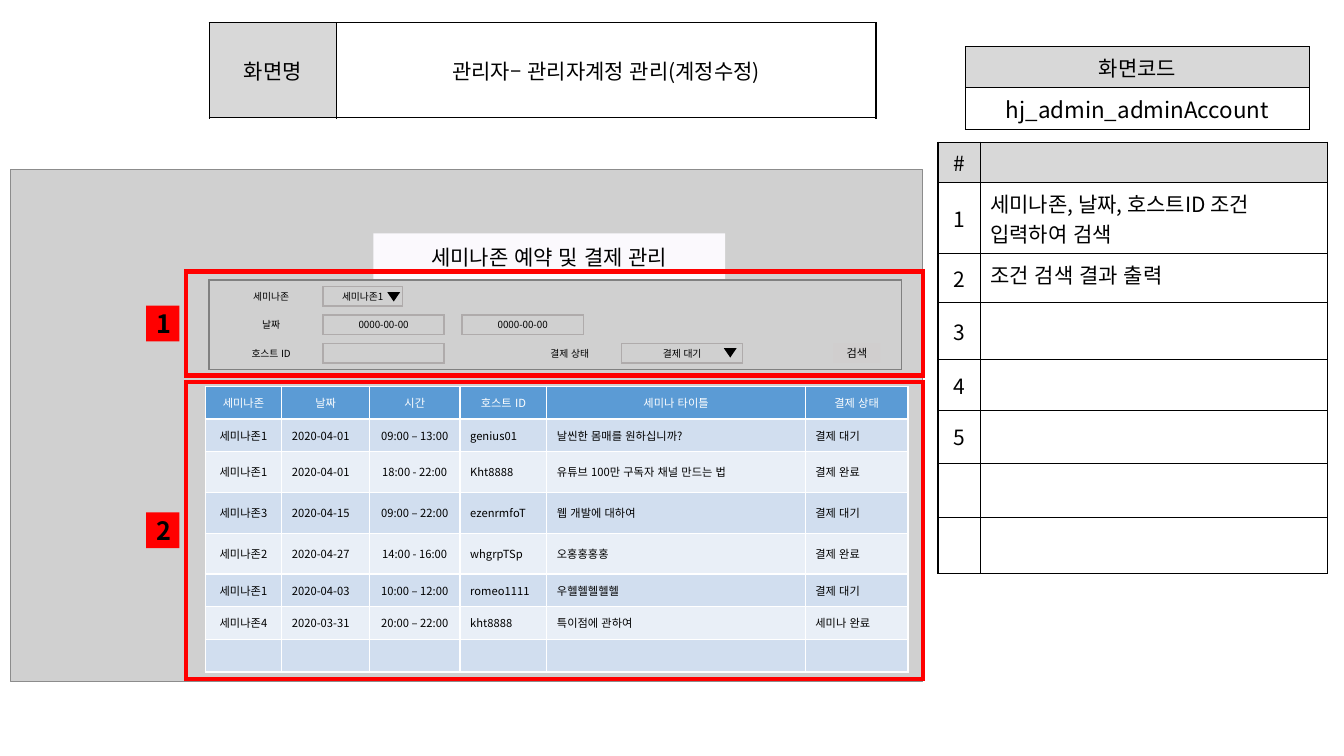
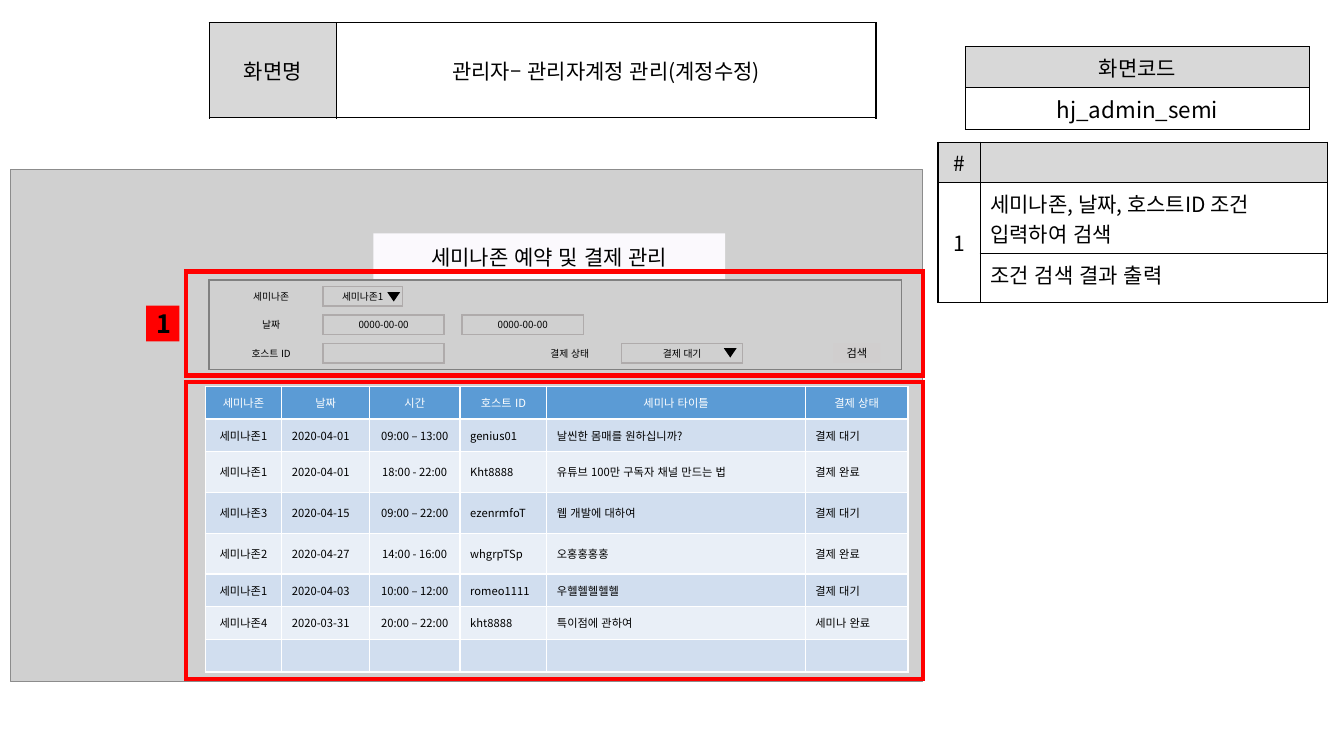
Before and after one commit to ezenteam2/e-Zone, a slide deck: slide 38 of 0 발표용 파워포인트/project05 - 파워포인트 종합 - 형준.pptx (slide 39 before the commit). Drawn at 1344x756 pixels with LibreOffice and Linux fonts; fonts in the diff are those of the drawing; grey boxes stand for pictures. Boxes give left, top, right and bottom in pixels: in the first picture for what was removed or moved away, otherwise in the second. Text is boxed around its words. In the diff, an @@ line names an element or a change of style, - is before the commit and + after.

```diff
--- a/0 발표용 파워포인트/project05 - 파워포인트 종합 - 형준.pptx
+++ b/0 발표용 파워포인트/project05 - 파워포인트 종합 - 형준.pptx
@@ table at [966, 46, 1310, 127] @@
-row 2, column 1: hj_admin_adminAccount
+row 2, column 1: hj_admin_semi
@@ table at [939, 142, 1328, 289] @@
-row 3: 2 | 조건 검색 결과 출력
-row 4: 3 | 
-row 5: 4 | 
-row 6: 5 | 
-row 7:  | 
-row 8:  | 
+row 3:  | 조건 검색 결과 출력
@@ rectangle removed at [146, 512, 179, 547] @@
-2
```
Also in this commit, not shown: 30 other slides changed, 1 slide removed, 1 other file.
